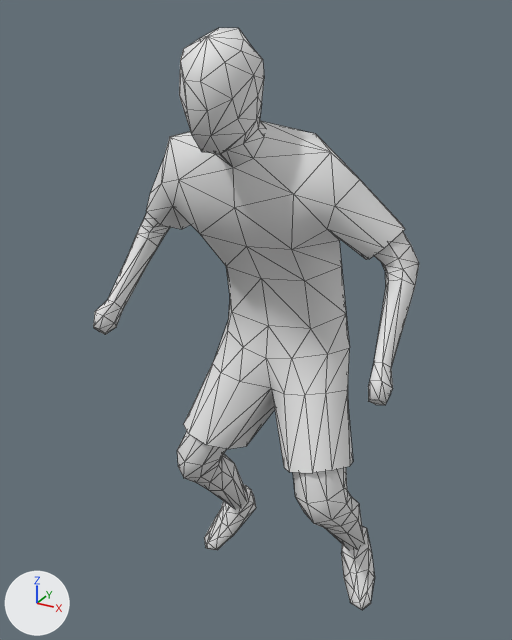
Before and after pictures for a commit that changed the FBX model platform/android/app/src/main/assets/media/objects/players/models/fullbody.fbx.
One viewpoint serves both versions: a 50 mm camera at (0.827, -1.687, 1.856) aimed at (-0.044, -0.104, 1.064). The lights are fixed; the arrows at lower left show +X, +Y and +Z. The older version comes first. Mesh edges are drawn as thin lines. Where no turn or scale is listed for an object, it has been applied to the vertices.

Objects in the first picture: 'arm_left', 'arm_right', 'body', 'head', 'knee_left', 'knee_right', 'shoe_left', 'shoe_right', 'sock_left', 'sock_right'.
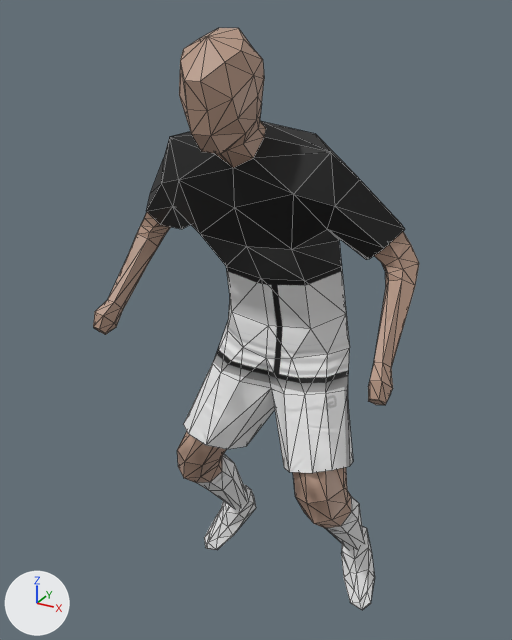
Where the newer file only moved an object's origin or applied its transform, the numbers keep the older frame.

Location of each change, (x1, y1, x2, y2) in pixels of the pictures (512 x 640 px):
'body', surface changed, shading changed (white to black)
    both: (146, 121, 405, 473)
'head', surface changed, shading changed (white to brown)
    both: (179, 28, 266, 168)
'arm_right', surface changed, recoloured, shading changed (white to beige)
    both: (368, 231, 419, 405)
'arm_left', surface changed, recoloured, shading changed (white to brown)
    both: (93, 212, 170, 335)
'knee_left', surface changed, recoloured, shading changed (white to brown)
    both: (293, 467, 351, 528)
'knee_right', surface changed, recoloured, shading changed (white to brown)
    both: (177, 432, 226, 483)
part 3 of me_body_mesh, surface changed (grey to black)
    both: (146, 121, 405, 473)
part 9 of me_sock_left_mesh, surface changed
    both: (325, 496, 365, 550)
part 11 of me_sock_right_mesh, surface changed
    both: (197, 454, 246, 509)

The change, as a diff of the scene's bpy script:
```diff
--- a/platform/android/app/src/main/assets/media/objects/players/models/fullbody.fbx.py
+++ b/platform/android/app/src/main/assets/media/objects/players/models/fullbody.fbx.py
@@ mat_mat_skin @@
 mat_mat_skin = principled_material('Mat_Skin')
-mat_mat_skin.base_color = (0.8, 0.8, 0.8)  # white #e7e7e7
-mat_mat_skin.roughness = 0.6
+mat_mat_skin.texture = img_skin02
@@ mat_mat_realmadrid_kit @@
 n0 = _N.new('ShaderNodeBsdfPrincipled'); n0.name = 'Principled BSDF'
-n0.inputs[2].default_value = 0.6  # 'Roughness'
 n1 = _N.new('ShaderNodeOutputMaterial'); n1.name = 'Material Output'
+n2 = _N.new('ShaderNodeTexImage'); n2.name = 'Image Texture'
+n2.image = img_realmadrid_kit_01
+n3 = _N.new('ShaderNodeTexImage'); n3.name = 'Image Texture.001'
+n3.image = img_kit_uvwnormal
+n4 = _N.new('ShaderNodeNormalMap'); n4.name = 'Normal Map'
 _L.new(n0.outputs[0], n1.inputs[0])  # 'BSDF' to 'Surface'
+_L.new(n2.outputs[0], n0.inputs[0])  # 'Color' to 'Base Color'
+_L.new(n3.outputs[0], n4.inputs[1])  # 'Color' to 'Color'
+_L.new(n4.outputs[0], n0.inputs[5])  # 'Normal' to 'Normal'
@@ mat_mat_arm @@
+mat_mat_arm = bpy.data.materials.new('Mat_Arm')
+# uses the picture img_arm_normal
+# uses the picture img_skin02
@@ mat_mat_knee @@
+mat_mat_knee = bpy.data.materials.new('Mat_Knee')
+# uses the picture img_knee_normal
+# uses the picture img_skin02
@@ me_head_mesh @@
 me_head_mesh.from_pydata(...)  # 60 vertices, 109 faces; spans x -0.083..0.083, y -0.447..-0.213, z 1.523..1.818
+# me_head_mesh part 1: its shading normals changed
 me_head_mesh.materials.append(mat_mat_skin)
@@ me_knee_right_mesh @@
 me_knee_right_mesh.from_pydata(...)  # 32 vertices, 48 faces; spans x -0.274..-0.074, y -0.259..-0.007, z 0.497..0.814
-me_knee_right_mesh.materials.append(mat_mat_skin)  # white #e7e7e7
+# me_knee_right_mesh part 6: its shading normals changed
+me_knee_right_mesh.materials.append(mat_mat_knee)
@@ me_knee_left_mesh @@
 me_knee_left_mesh.from_pydata(...)  # 32 vertices, 48 faces; spans x 0.075..0.274, y -0.259..-0.007, z 0.497..0.814
-me_knee_left_mesh.materials.append(mat_mat_skin)  # white #e7e7e7
+# me_knee_left_mesh part 4: its shading normals changed
+me_knee_left_mesh.materials.append(mat_mat_knee)
@@ me_sock_right_mesh @@
 me_sock_right_mesh.from_pydata(...)  # 24 vertices, 38 faces; spans x -0.274..-0.156, y -0.172..0.118, z 0.236..0.575
+# me_sock_right_mesh part 10: its shading normals changed
+# me_sock_right_mesh part 11: texture (UV) coordinates of 38 of 38 faces, centred in x -0.27..-0.162, y -0.144..0.105, z 0.244..0.546, changed; they spanned u 0.01..0.26, v 0.25..0.43 and now span u 0.01..0.26, v 0.57..0.75
 me_sock_right_mesh.materials.append(mat_mat_realmadrid_kit)
@@ me_arm_right_mesh @@
 me_arm_right_mesh.from_pydata(...)  # 42 vertices, 76 faces; spans x 0.266..0.424, y -0.361..-0.074, z 1.034..1.391
-me_arm_right_mesh.materials.append(mat_mat_skin)  # white #e7e7e7
+# me_arm_right_mesh part 5: its shading normals changed
+me_arm_right_mesh.materials.append(mat_mat_arm)
@@ me_body_mesh @@
 me_body_mesh.from_pydata(...)  # 113 vertices, 194 faces; spans x -0.363..0.363, y -0.291..0.147, z 0.628..1.62
+# me_body_mesh part 2: its shading normals changed
+# me_body_mesh part 3: texture (UV) coordinates of 194 of 194 faces, centred in x -0.311..0.311, y -0.289..0.141, z 0.691..1.616, changed; they spanned u 0.01..0.99, v 0.44..0.99 and now span u 0.01..0.99, v 0.01..0.56
 me_body_mesh.materials.append(mat_mat_realmadrid_kit)
@@ me_sock_left_mesh @@
 me_sock_left_mesh.from_pydata(...)  # 24 vertices, 38 faces; spans x 0.156..0.274, y -0.172..0.119, z 0.234..0.575
+# me_sock_left_mesh part 9: texture (UV) coordinates of 38 of 38 faces, centred in x 0.163..0.27, y -0.144..0.106, z 0.242..0.546, changed; they spanned u 0.28..0.54, v 0.25..0.43 and now span u 0.28..0.54, v 0.57..0.75
 me_sock_left_mesh.materials.append(mat_mat_realmadrid_kit)
@@ me_arm_left_mesh @@
 me_arm_left_mesh.from_pydata(...)  # 42 vertices, 76 faces; spans x -0.424..-0.266, y -0.361..-0.074, z 1.034..1.391
-me_arm_left_mesh.materials.append(mat_mat_skin)  # white #e7e7e7
+# me_arm_left_mesh part 8: its shading normals changed
+me_arm_left_mesh.materials.append(mat_mat_arm)
@@ me_shoe_left_mesh @@
 me_shoe_left_mesh.from_pydata(...)  # 32 vertices, 52 faces; spans x 0.171..0.317, y -0.022..0.172, z 0.077..0.315
+# me_shoe_left_mesh part 7: its shading normals changed
 me_shoe_left_mesh.materials.append(mat_mat_shoe)
@@ me_shoe_right_mesh @@
 me_shoe_right_mesh.from_pydata(...)  # 32 vertices, 52 faces; spans x -0.317..-0.171, y -0.022..0.172, z 0.077..0.315
+# me_shoe_right_mesh part 12: its shading normals changed
 me_shoe_right_mesh.materials.append(mat_mat_shoe)
```
